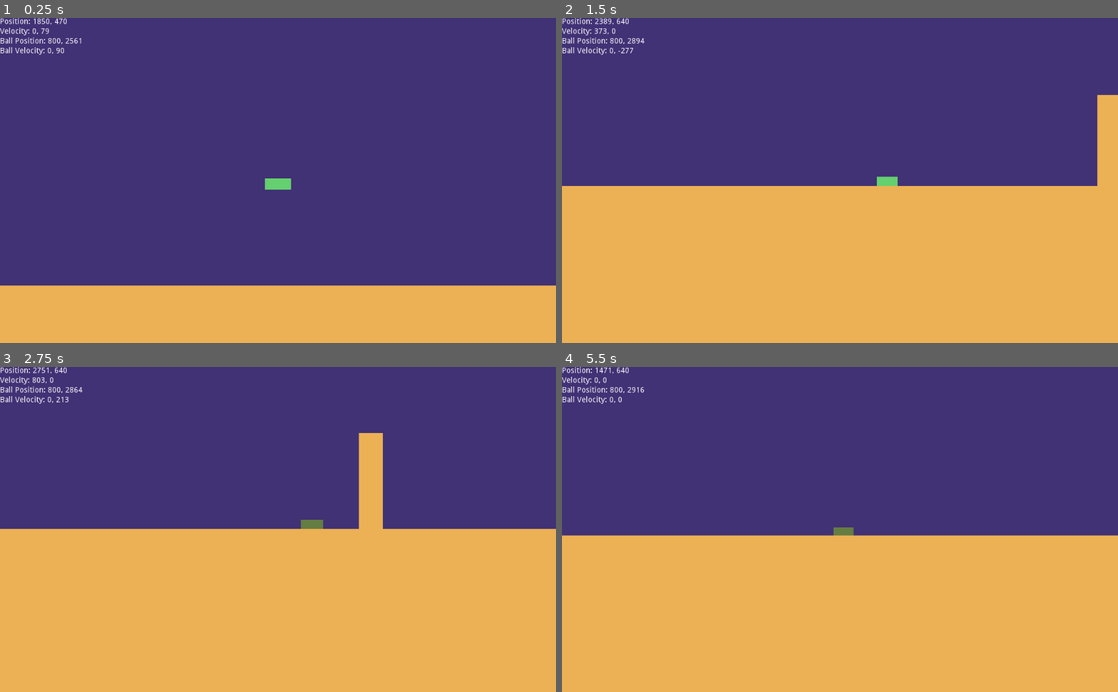
Above: before the commit, frames 1-4 (two rows, left to right).
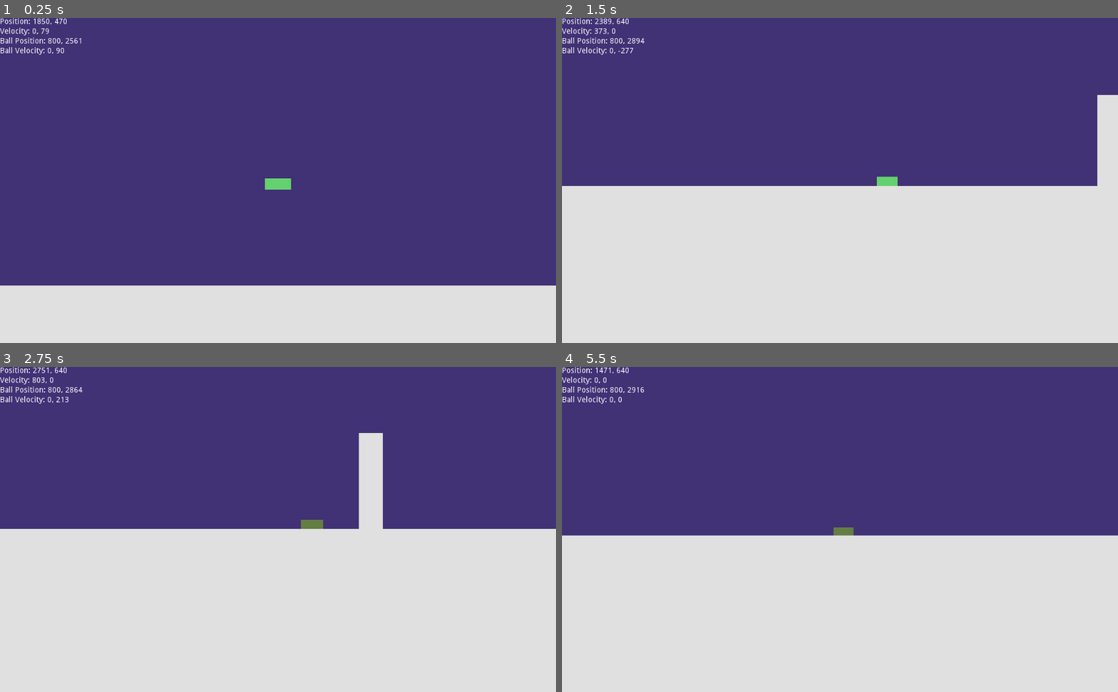
Above: after the commit, the same moments.

Repository: nourthe/spaceship-ball
Game: Godot game, scene res://objects/levels/tutorial.tscn
Two runs of this game, one before a commit and one after it. Both use one fixed random seed, a clock stepped at 60 frames per second and the inputs below. This scene is started directly instead of the project's main scene.
Inputs:
- Up to frame 1 (0.25 s): no input
- Up to frame 2 (1.5 s): hold Right (pj1-right) 0.53-1.28 s; hold Space (pj1-boost) 0.53-1.28 s; hold Down (pj1-down) from 1.28 s (still down); tap Space (pj1-boost) at 1.35 s
- Up to frame 3 (2.75 s): release Down (pj1-down) at 2.03 s; hold Right (pj1-right) from 2.03 s (still down); hold Space (pj1-boost) from 2.03 s (still down)
- Up to frame 4 (5.5 s): release Right (pj1-right) at 2.78 s; release Space (pj1-boost) at 2.78 s; hold Up (pj1-up) 2.78-3.53 s; tap Space (pj1-boost) at 2.85, 4.35 s; hold Space (pj1-boost) 3.53-4.28 s; hold Left (pj1-left) 3.53-5.03 s; hold Down (pj1-down) from 5.03 s (still down); hold Space (pj1-boost) from 5.03 s (still down)

The runs differ from the first frame. In frame 1, 18% of the frame differs, in the area x 0-100%, y 82-100%; in frame 2, 49%; in frame 3, 52%, in the area x 0-100%, y 20-100%; in frame 4, 48%.

Commit message:
tutorial color and map adjustment

Diff:
--- a/objects/levels/tutorial.tscn
+++ b/objects/levels/tutorial.tscn
@@ -12,10 +12,8 @@
 
 [node name="map" parent="." index="2"]
 position = Vector2( 2000, 1750 )
+color = Color( 0.882353, 0.882353, 0.882353, 1 )
 
 [node name="form" parent="map" index="0"]
 position = Vector2( -1100, 2850 )
-polygon = PoolVector2Array( -550, -1300, -550, 600, 750, 600, 750, 500, 900, 500, 1450, 900, 1550, 900, 2450, 300, 2450, 900, 2950, 900, 2950, 400, 280 …(409 unchanged characters)…
-
-[node name="v" parent="HUD" index="0"]
-editor/display_folded = false
+polygon = PoolVector2Array( -550, -1300, -550, 600, 750, 600, 750, 500, 900, 500, 1450, 900, 1550, 900, 2450, 500, 2450, 900, 2950, 900, 2950, 400, 280 …(409 unchanged characters)…
